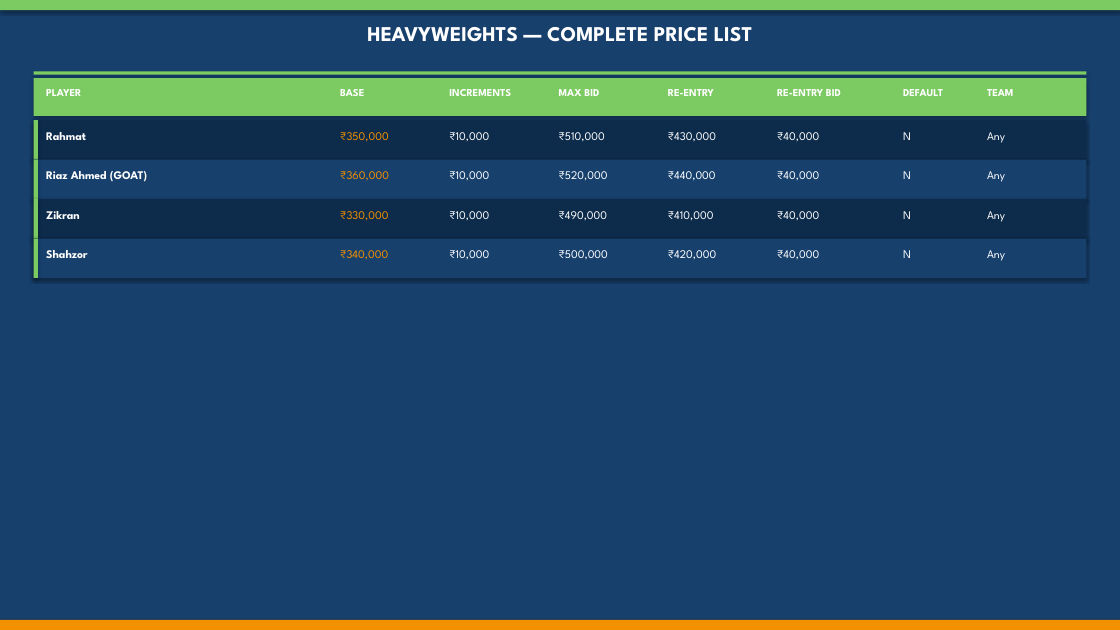
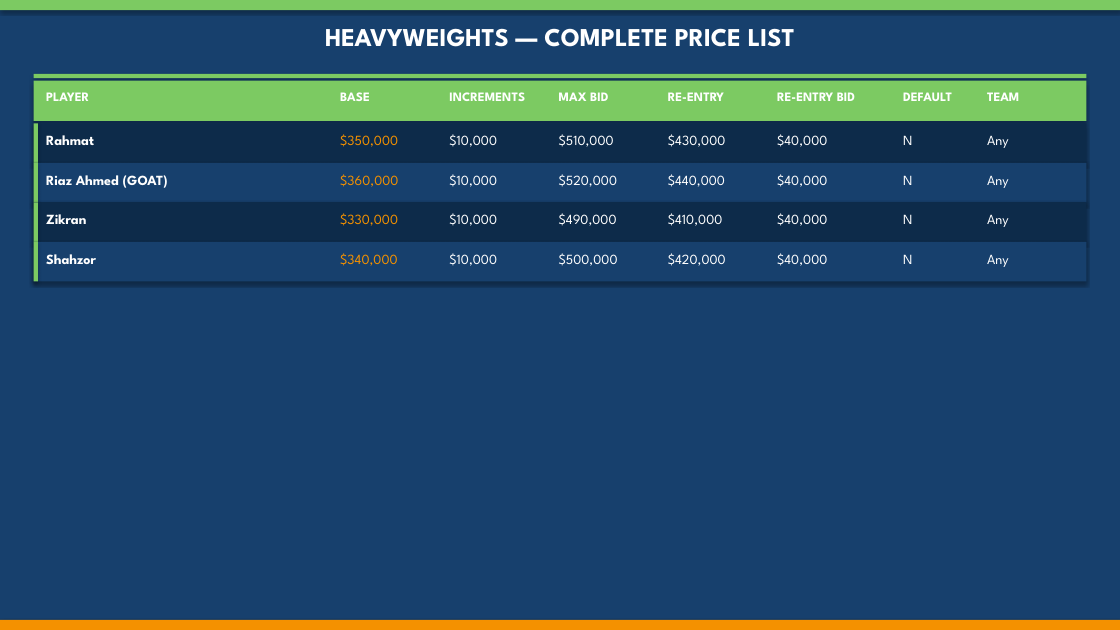
Before and after one commit to minhajz/cbc-storage, a slide deck: slide 56 of cbc-auction-2026.pptx. Drawn at 1120x630 pixels with LibreOffice and Linux fonts; fonts in the diff are those of the drawing. Boxes give left, top, right and bottom in pixels: in the first picture for what was removed or moved away, otherwise in the second. Text is boxed around its words. In the diff, an @@ line names an element or a change of style, - is before the commit and + after.

```diff
--- a/cbc-auction-2026.pptx
+++ b/cbc-auction-2026.pptx
@@ text "HEAVYWEIGHTS — COMPLETE PRICE LIST" at bbox=[325, 28, 795, 47]: size 18 to 22 pt @@
@@ 3 rectangles: place and size @@
-3 rectangles at bbox=[34, 78, 1086, 160]
+3 rectangles at bbox=[34, 81, 1086, 163]
@@ size 9 to 11 pt in 8 elements at bbox=[46, 92, 89, 101], bbox=[777, 92, 855, 101], bbox=[987, 92, 1019, 101], bbox=[340, 92, 370, 101], bbox=[449, 92, 525, 101], bbox=[559, 92, 608, 101], bbox=[668, 92, 724, 101], bbox=[903, 92, 952, 101] @@
@@ text at bbox=[340, 134, 398, 147]: text changed; size 10 to 12 pt @@
-₹350,000
+$350,000
@@ text at bbox=[449, 134, 497, 147]: text changed; size 10 to 12 pt @@
-₹10,000
+$10,000
@@ text at bbox=[559, 134, 614, 147]: text changed; size 10 to 12 pt @@
-₹510,000
+$510,000
@@ text at bbox=[668, 134, 726, 147]: text changed; size 10 to 12 pt @@
-₹430,000
+$430,000
@@ text at bbox=[777, 134, 827, 147]: text changed; size 10 to 12 pt @@
-₹40,000
+$40,000
@@ text at bbox=[340, 174, 398, 187]: text changed; size 10 to 12 pt @@
-₹360,000
+$360,000
@@ text at bbox=[449, 174, 497, 187]: text changed; size 10 to 12 pt @@
-₹10,000
+$10,000
@@ text at bbox=[559, 174, 618, 187]: text changed; size 10 to 12 pt @@
-₹520,000
+$520,000
@@ text at bbox=[668, 174, 725, 187]: text changed; size 10 to 12 pt @@
-₹440,000
+$440,000
@@ text at bbox=[777, 174, 827, 187]: text changed; size 10 to 12 pt @@
-₹40,000
+$40,000
@@ text at bbox=[340, 213, 398, 226]: text changed; size 10 to 12 pt @@
-₹330,000
+$330,000
@@ text at bbox=[449, 213, 497, 226]: text changed; size 10 to 12 pt @@
-₹10,000
+$10,000
@@ text at bbox=[559, 213, 617, 226]: text changed; size 10 to 12 pt @@
-₹490,000
+$490,000
@@ text at bbox=[668, 213, 723, 226]: text changed; size 10 to 12 pt @@
-₹410,000
+$410,000
@@ text at bbox=[777, 213, 827, 226]: text changed; size 10 to 12 pt @@
-₹40,000
+$40,000
@@ text at bbox=[340, 253, 398, 266]: text changed; size 10 to 12 pt @@
-₹340,000
+$340,000
@@ text at bbox=[449, 253, 497, 266]: text changed; size 10 to 12 pt @@
-₹10,000
+$10,000
@@ text at bbox=[559, 253, 618, 266]: text changed; size 10 to 12 pt @@
-₹500,000
+$500,000
@@ text at bbox=[668, 253, 726, 266]: text changed; size 10 to 12 pt @@
-₹420,000
+$420,000
@@ text at bbox=[777, 253, 827, 266]: text changed; size 10 to 12 pt @@
-₹40,000
+$40,000
@@ size 10 to 12 pt in 12 elements at bbox=[46, 135, 94, 145], bbox=[903, 135, 912, 145], bbox=[987, 135, 1009, 148], bbox=[46, 175, 168, 188], bbox=[903, 175, 912, 185], bbox=[987, 176, 1009, 188], bbox=[46, 214, 86, 224], bbox=[903, 214, 912, 224], bbox=[987, 214, 1009, 227], bbox=[46, 254, 96, 264], bbox=[903, 254, 912, 264], bbox=[987, 255, 1009, 267] @@
```
Also in this commit, not shown: 55 other slides changed.
